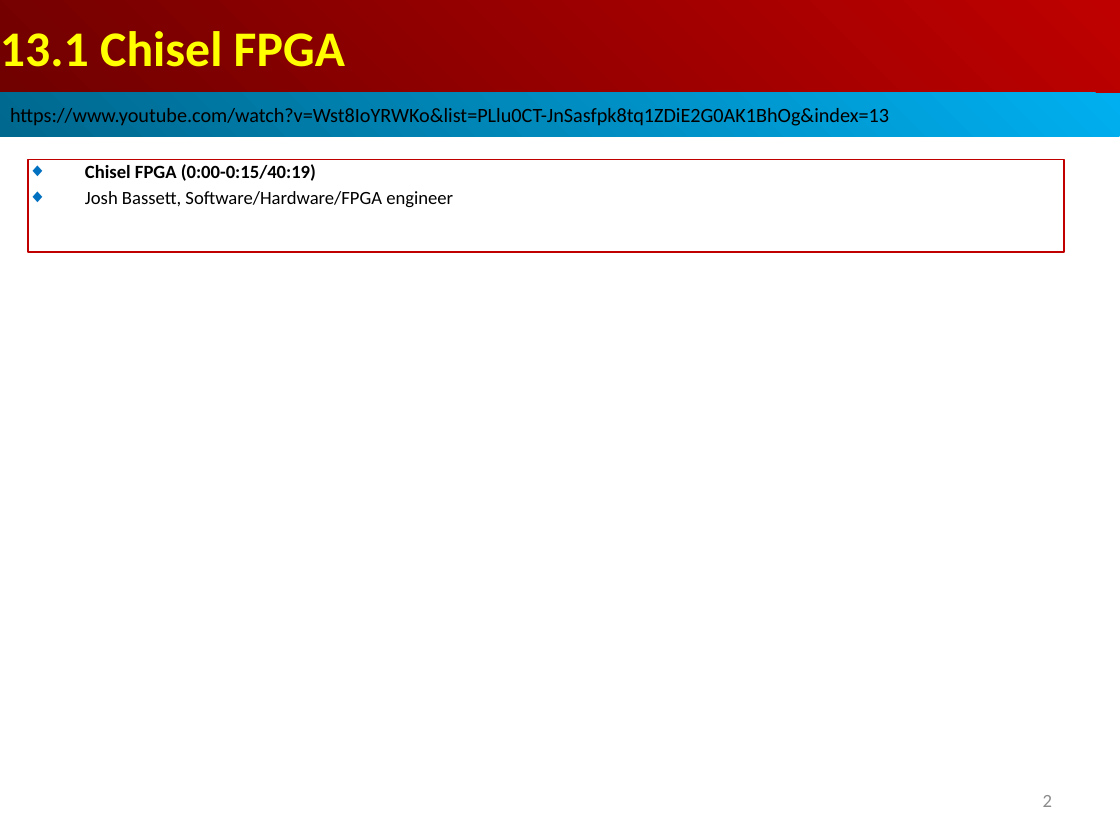
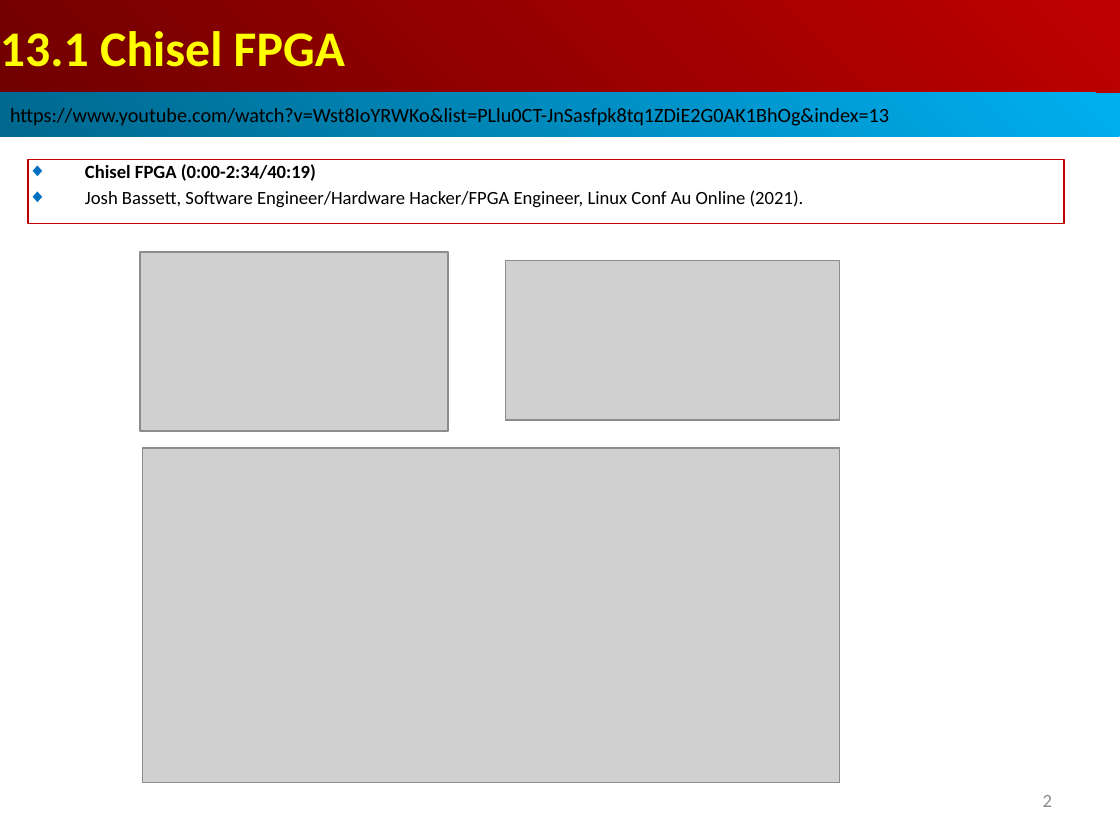
Before and after one commit to peterhchen/AIU_CS800_Chisel, a slide deck: slide 2 of 500_Chisel_Conf/013_FPGA/000_Video/013.01_10_FPGA.ppt. Drawn at 1120x840 pixels with LibreOffice and Linux fonts; fonts in the diff are those of the drawing; grey boxes stand for pictures. Boxes give left, top, right and bottom in pixels: in the first picture for what was removed or moved away, otherwise in the second. Text is boxed around its words. In the diff, an @@ line names an element or a change of style, - is before the commit and + after.

```diff
--- a/500_Chisel_Conf/013_FPGA/000_Video/013.01_10_FPGA.ppt
+++ b/500_Chisel_Conf/013_FPGA/000_Video/013.01_10_FPGA.ppt
@@ rectangle "Chisel FPGA (0:00-2:34/40:19)": place and size @@
-rectangle "Chisel FPGA (0:00-2:34/40:19)" at [28, 159, 1064, 252]
+rectangle "Chisel FPGA (0:00-2:34/40:19)" at [28, 159, 1064, 224]
@@ text in rectangle at [85, 164, 804, 208]: text changed @@
-◆ Chisel FPGA (0:00-0:15/40:19)
-◆ Josh Bassett, Software/Hardware/FPGA engineer
+◆ Chisel FPGA (0:00-2:34/40:19)
+◆ Josh Bassett, Software Engineer/Hardware Hacker/FPGA Engineer, Linux Conf Au Online (2021).
@@ picture added at [140, 252, 448, 431] @@
@@ picture added at [505, 260, 840, 420] @@
@@ picture added at [142, 448, 840, 782] @@
```
Also in this commit, not shown: 20 slides added, 1 other file.
